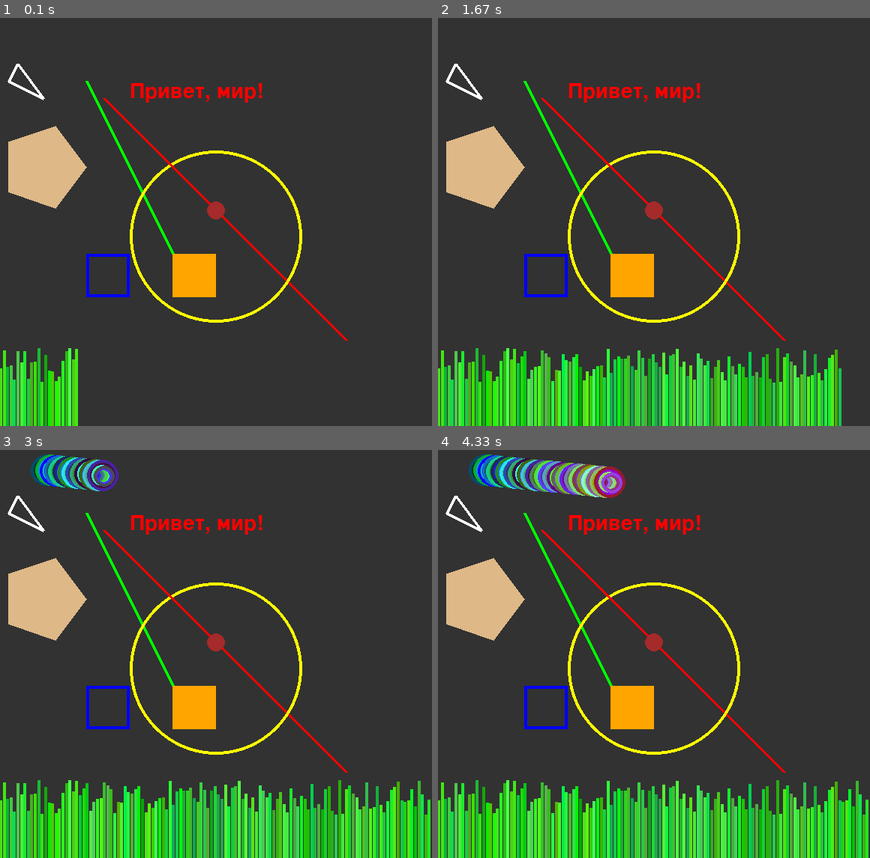
Above: before the commit, frames 1-4 (two rows, left to right).
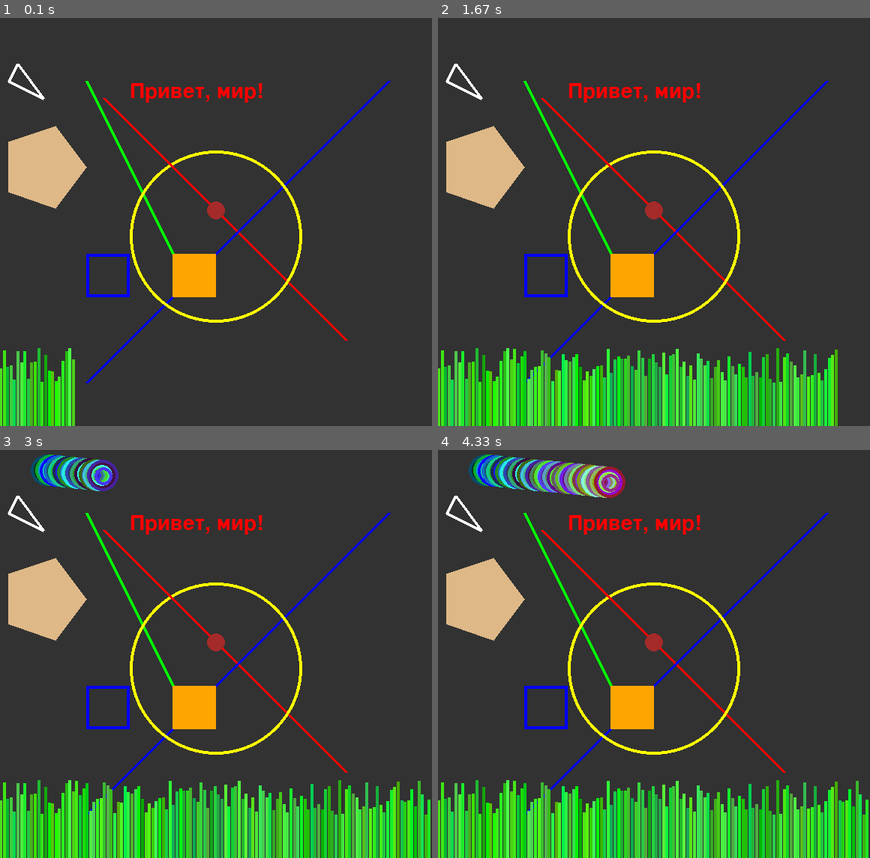
Above: after the commit, the same moments.

Repository: ShashkovS/drawzero
Game: pygame game, started from examples/simple_objects.py
Two runs of this game, one before a commit and one after it. Both use one fixed random seed, a clock stepped at 60 frames per second and the inputs below.
Inputs:
- Up to frame 1 (0.1 s): no input
- Up to frame 2 (1.67 s): no input
- Up to frame 3 (3 s): no input
- Up to frame 4 (4.33 s): no input

The runs differ from the first frame. In frame 1, 0.6% of the frame differs, in the area x 17-91%, y 15-100%; in frame 2, 0.5%; in frame 3, 0.5%; in frame 4, 0.5%.

Commit message:
feat: any coord style

Diff:
--- a/drawzero/__init__.py
+++ b/drawzero/__init__.py
@@ -1,6 +1,6 @@
 """Draw Zero, a zero-boilerplate graphing library for education.
 """
 
-__version__ = '0.1.1'
+__version__ = '0.1.2'
 
 from .drawzero import *
--- a/drawzero/drawzero.py
+++ b/drawzero/drawzero.py
@@ -229,35 +229,40 @@
 
 def line(color='red', start=(100, 100), end=(200, 200), *args):
     """Draw a line from start to end."""
-    parms = _make_pos(start), _make_pos(end), _make_color(color)
+    coords = _make_flat([start, end, args])
+    parms = _make_pos(coords[:2]), _make_pos(coords[2:4]), _make_color(color)
     # print(_SECRET_PRINT, 'line', parms)
     renderer.draw_line(*parms)
 
 
 def circle(color='red', pos=(100, 100), radius=10, *args):
     """Draw a circle."""
-    parms = _make_pos(pos), _make_int(radius), _make_color(color)
+    coords = _make_flat([pos, radius, args])
+    parms = _make_pos(coords[:2]), _make_int(*coords[2:3]), _make_color(color)
     # print(_SECRET_PRINT, 'circle', parms)
     renderer.draw_circle(*parms)
 
 
 def filled_circle(color='red', pos=(100, 100), radius=10, *args):
     """Draw a filled circle."""
-    parms = _make_pos(pos), _make_int(radius), _make_color(color)
+    coords = _make_flat([pos, radius, args])
+    parms = _make_pos(coords[:2]), _make_int(*coords[2:3]), _make_color(color)
     # print(_SECRET_PRINT, 'filled_circle', parms)
     renderer.draw_filled_circle(*parms)
 
 
-def rect(color='red', *rect):
+def rect(color='red', pos=(100, 100), width=500, height=200, *args):
     """Draw a rectangle."""
-    parms = _make_rect(rect), _make_color(color)
+    coords = _make_flat([pos, width, height, args])
+    parms = _make_rect(coords[:4]), _make_color(color)
     # print(_SECRET_PRINT, 'rect', parms)
     renderer.draw_rect(*parms)
 
 
-def filled_rect(color='red', *rect):
+def filled_rect(color='red', pos=(100, 100), width=500, height=200, *args):
     """Draw a filled rectangle."""
-    parms = _make_rect(rect), _make_color(color)
+    coords = _make_flat([pos, width, height, args])
+    parms = _make_rect(coords[:4]), _make_color(color)
     # print(_SECRET_PRINT, 'filled_rect', parms)
     renderer.draw_filled_rect(*parms)
 
--- a/examples/simple_objects.py
+++ b/examples/simple_objects.py
@@ -9,6 +9,7 @@
 fill((50, 50, 50))
 
 line('red', (400, 400), (800, 800))
+line('blue', 200, 900, 900, 200)
 line('green', (200, 200), (400, 600))
 circle('yellow', (500, 560), 200)
 filled_circle('brown', (500, 500), 20)
